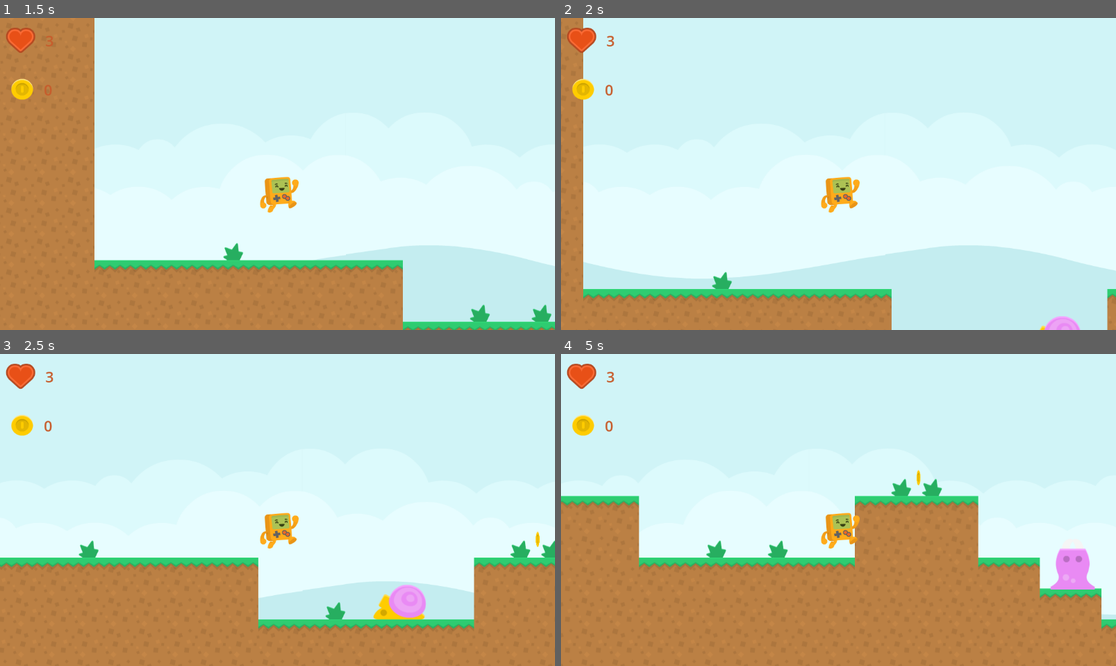
Above: before the commit, frames 1-4 (two rows, left to right).
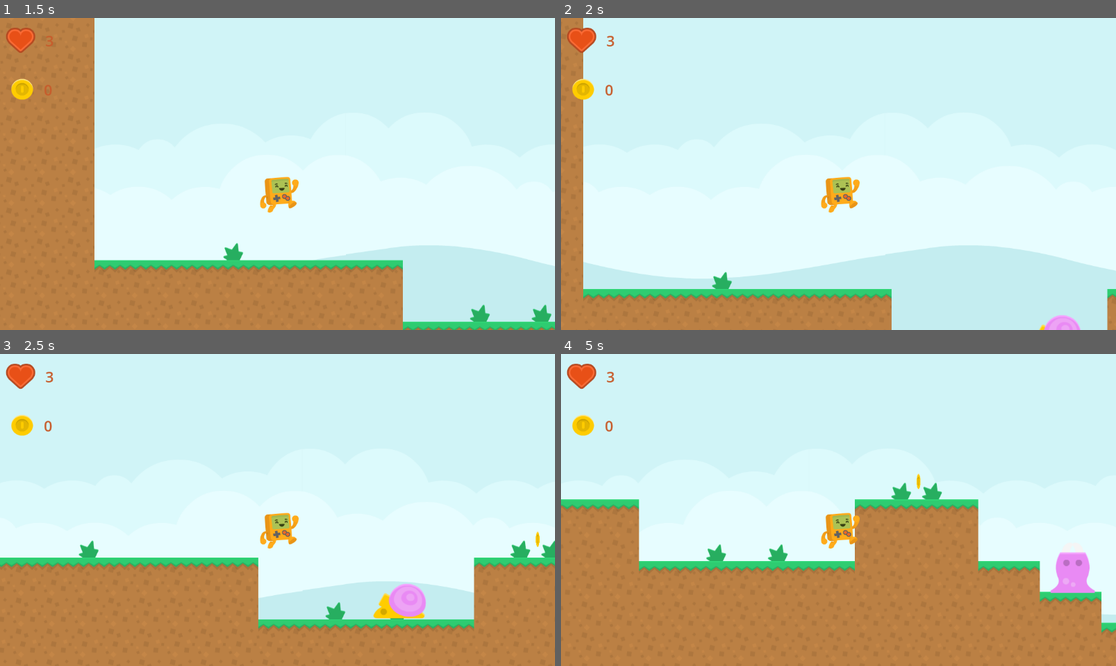
Above: after the commit, the same moments.

Repository: most025/bitbot-adventure
Game: Godot game, scene res://menues/main_menues.tscn
Same seed, same stepped clock (60 frames per second), same inputs: the game is played once before the commit and once after it.
Inputs:
- Up to frame 1 (1.5 s): click "Jugar" at 0.5 s; tap Enter (ui_accept) at 1.25 s; hold Right (ui_right) from 1.28 s (still down)
- Up to frame 2 (2 s): keep holding Right (ui_right); tap Enter (ui_accept) at 1.52 s
- Up to frame 3 (2.5 s): keep holding Right (ui_right); tap Enter (ui_accept) at 2.27 s
- Up to frame 4 (5 s): release Right (ui_right) at 2.78 s; hold Left (ui_left) 2.78-3.53 s; hold Right (ui_right) from 3.53 s (still down); tap Enter (ui_accept) at 3.77, 4.52 s

Frame 1 is identical in both runs. In frame 2, less than 0.1% of the frame differs, in the area x 86-94%, y 95-100%; in frame 3, 0.2%; in frame 4, 3.5%, in the area x 0-100%, y 36-90%.

Commit message:
Se arreglado el problema con la bola de fuego (fireball).

Diff:
--- a/Scene/enemies/projectiles/fireball.tscn
+++ b/Scene/enemies/projectiles/fireball.tscn
@@ -7,6 +7,8 @@
 radius = 20.025
 
 [node name="fireball" type="Area2D" groups=["projectiles"]]
+collision_layer = 2
+collision_mask = 0
 script = ExtResource("1_xasgy")
 
 [node name="Sprite2D" type="Sprite2D" parent="."]
--- a/Scene/enemies/snail.tscn
+++ b/Scene/enemies/snail.tscn
@@ -19,9 +19,9 @@
 }]
 
 [sub_resource type="RectangleShape2D" id="RectangleShape2D_b7k8v"]
-size = Vector2(86, 60)
+size = Vector2(78, 71)
 
-[node name="Snail" type="CharacterBody2D"]
+[node name="Snail" type="CharacterBody2D" groups=["enemies"]]
 collision_layer = 2
 collision_mask = 4
 script = ExtResource("1_auys2")
@@ -33,7 +33,7 @@
 frame_progress = 0.0591599
 
 [node name="CollisionShape2D" type="CollisionShape2D" parent="."]
-position = Vector2(2, -33)
+position = Vector2(9, -36.5)
 shape = SubResource("RectangleShape2D_b7k8v")
 debug_color = Color(0.284159, 0.527242, 0.911959, 0.42)
 
--- a/menues/main_menues.tscn
+++ b/menues/main_menues.tscn
@@ -1,8 +1,18 @@
-[gd_scene load_steps=7 format=3 uid="uid://dxb6hurgri8wk"]
+[gd_scene load_steps=10 format=3 uid="uid://dxb6hurgri8wk"]
 
 [ext_resource type="Script" path="res://menues/main_menues.gd" id="1_4fp4n"]
 [ext_resource type="Texture2D" uid="uid://bvtvyys5kgwcf" path="res://assets/backgrounds/colored_grass.png" id="1_nq6sj"]
 [ext_resource type="Texture2D" uid="uid://b8f4byqd7bilh" path="res://assets/player/platformChar_walk1.png" id="2_aojj8"]
+
+[sub_resource type="StyleBoxFlat" id="StyleBoxFlat_k83ny"]
+bg_color = Color(0.792157, 0.443137, 0.156863, 1)
+
+[sub_resource type="StyleBoxFlat" id="StyleBoxFlat_blve1"]
+bg_color = Color(0.505297, 0.269184, 0.0692439, 1)
+corner_radius_top_left = 20
+corner_radius_top_right = 20
+corner_radius_bottom_right = 20
+corner_radius_bottom_left = 20
 
 [sub_resource type="StyleBoxFlat" id="StyleBoxFlat_7btcr"]
 bg_color = Color(0.792488, 0.441977, 0.158731, 1)
@@ -11,8 +21,11 @@
 corner_radius_bottom_right = 20
 corner_radius_bottom_left = 20
 
+[sub_resource type="StyleBoxFlat" id="StyleBoxFlat_10et7"]
+bg_color = Color(0.792157, 0.443137, 0.156863, 1)
+
 [sub_resource type="StyleBoxFlat" id="StyleBoxFlat_dtafs"]
-bg_color = Color(0.792157, 0.443137, 0.156863, 1)
+bg_color = Color(0.590726, 0.319047, 0.0895755, 1)
 corner_radius_top_left = 20
 corner_radius_top_right = 20
 corner_radius_bottom_right = 20
@@ -35,6 +48,7 @@
 offset_bottom = 538.0
 grow_horizontal = 2
 grow_vertical = 2
+size_flags_horizontal = 4
 script = ExtResource("1_4fp4n")
 
 [node name="Background" type="TextureRect" parent="."]
@@ -53,7 +67,7 @@
 offset_bottom = 393.0
 texture = ExtResource("2_aojj8")
 
-[node name="Label" type="Label" parent="."]
+[node name="LabelTitulo" type="Label" parent="."]
 layout_mode = 0
 offset_left = 419.0
 offset_top = 33.0
@@ -72,6 +86,8 @@
 offset_right = 1031.0
 offset_bottom = 349.0
 theme_override_font_sizes/font_size = 90
+theme_override_styles/hover = SubResource("StyleBoxFlat_k83ny")
+theme_override_styles/pressed = SubResource("StyleBoxFlat_blve1")
 theme_override_styles/normal = SubResource("StyleBoxFlat_7btcr")
 text = "Jugar"
 
@@ -82,6 +98,7 @@
 offset_right = 1028.0
 offset_bottom = 518.0
 theme_override_font_sizes/font_size = 90
+theme_override_styles/hover = SubResource("StyleBoxFlat_10et7")
 theme_override_styles/pressed = SubResource("StyleBoxFlat_dtafs")
 theme_override_styles/normal = SubResource("StyleBoxFlat_chev4")
 text = "Controles"
--- a/menues/win_menu.tscn
+++ b/menues/win_menu.tscn
@@ -37,6 +37,7 @@
 offset_right = 755.0
 offset_bottom = 147.0
 theme_override_colors/font_color = Color(0.234839, 0.463175, 0.188586, 1)
+theme_override_colors/font_shadow_color = Color(0, 0, 0, 1)
 theme_override_font_sizes/font_size = 80
 text = "Has Ganado"
 horizontal_alignment = 1
@@ -47,7 +48,8 @@
 offset_top = 300.0
 offset_right = 960.0
 offset_bottom = 625.0
-theme_override_colors/font_color = Color(0.235294, 0.462745, 0.188235, 1)
+theme_override_colors/font_color = Color(0.808207, 0.52128, 0.14098, 1)
+theme_override_colors/font_shadow_color = Color(0, 0, 0, 1)
 theme_override_font_sizes/font_size = 70
 text = "Tu has coleccionado 10 monedas"
 autowrap_mode = 3
